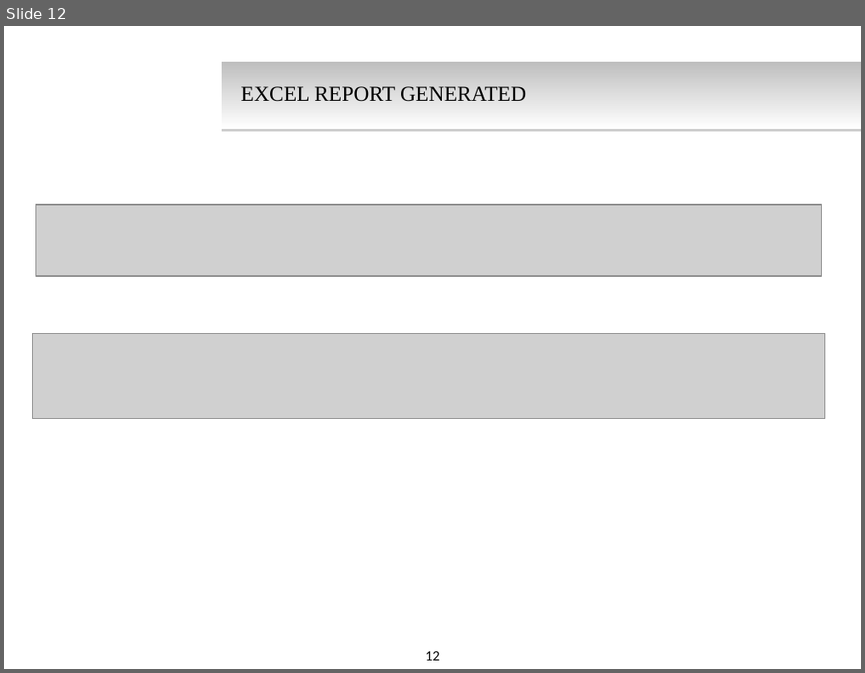
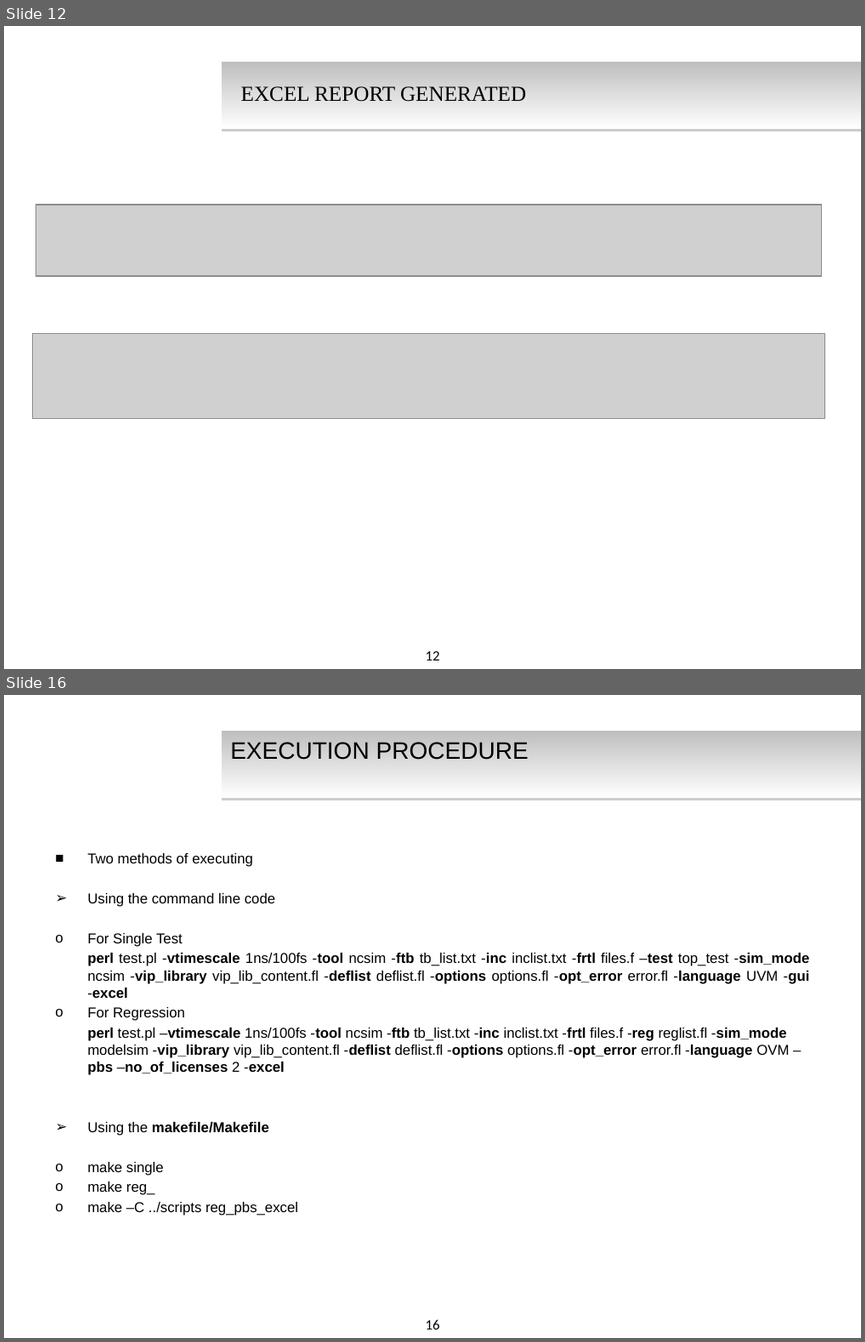
Before and after one commit to keshav009/test-repo, a slide deck: Presentation_final.pptx. Shown one above the other, each under a label of ours: slide 12 before the commit, slides 12 and 16 after it; the slides between them are not shown. The pictures are 865x673 and 865x1342 pixels, drawn with LibreOffice and Linux fonts; fonts in the diff are those of the drawing; grey boxes stand for pictures; background and template pictures are left out. Boxes give left, top, right and bottom in pixels: in the first picture for what was removed or moved away, otherwise in the second. Text is boxed around its words. In the diff, an @@ line names an element or a change of style, - is before the commit and + after.

```diff
--- a/Presentation_final.pptx
+++ b/Presentation_final.pptx
@@ slide 16 added at (4,695,861,1338), background #FFFFFF; not listed: 2 template elements that a slide beside it also shows @@
@@ title added at (230,742,528,760), 20 pt, text #000000 @@
+EXECUTION PROCEDURE
@@ text added at (87,853,810,1215), 12 pt, text #000000 @@
+■ Two methods of executing
+➢ Using the command line code
+o For Single Test
+perl test.pl -vtimescale 1ns/100fs -tool ncsim -ftb tb_list.txt -inc inclist.txt -frtl files.f –test top_test -sim_mode ncsim -vip_library vip_lib_content.fl -deflist deflist.fl -options options.fl -opt_error error.fl -language UVM -gui -excel
+o For Regression
+perl test.pl –vtimescale 1ns/100fs -tool ncsim -ftb tb_list.txt -inc inclist.txt -frtl files.f -reg reglist.fl -sim_mode modelsim -vip_library vip_lib_content.fl -deflist deflist.fl -options options.fl -opt_error error.fl -language OVM –pbs –no_of_licenses 2 -excel
+➢ Using the makefile/Makefile
+o make single
+o make reg_
+o make –C ../scripts reg_pbs_excel
```
Also in this commit, not shown: 3 slides changed, 6 other slides added, 1 slide removed.
